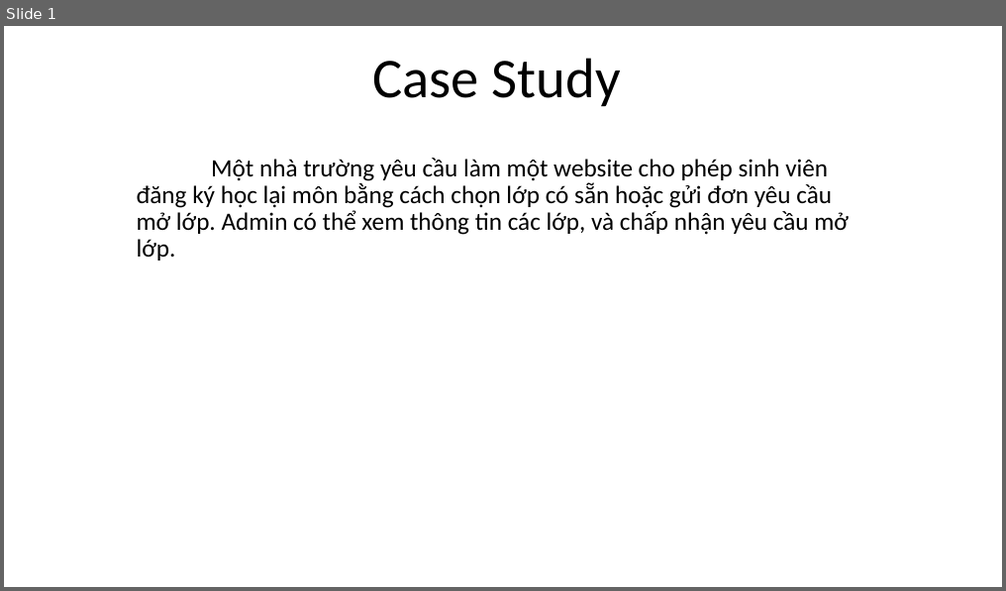
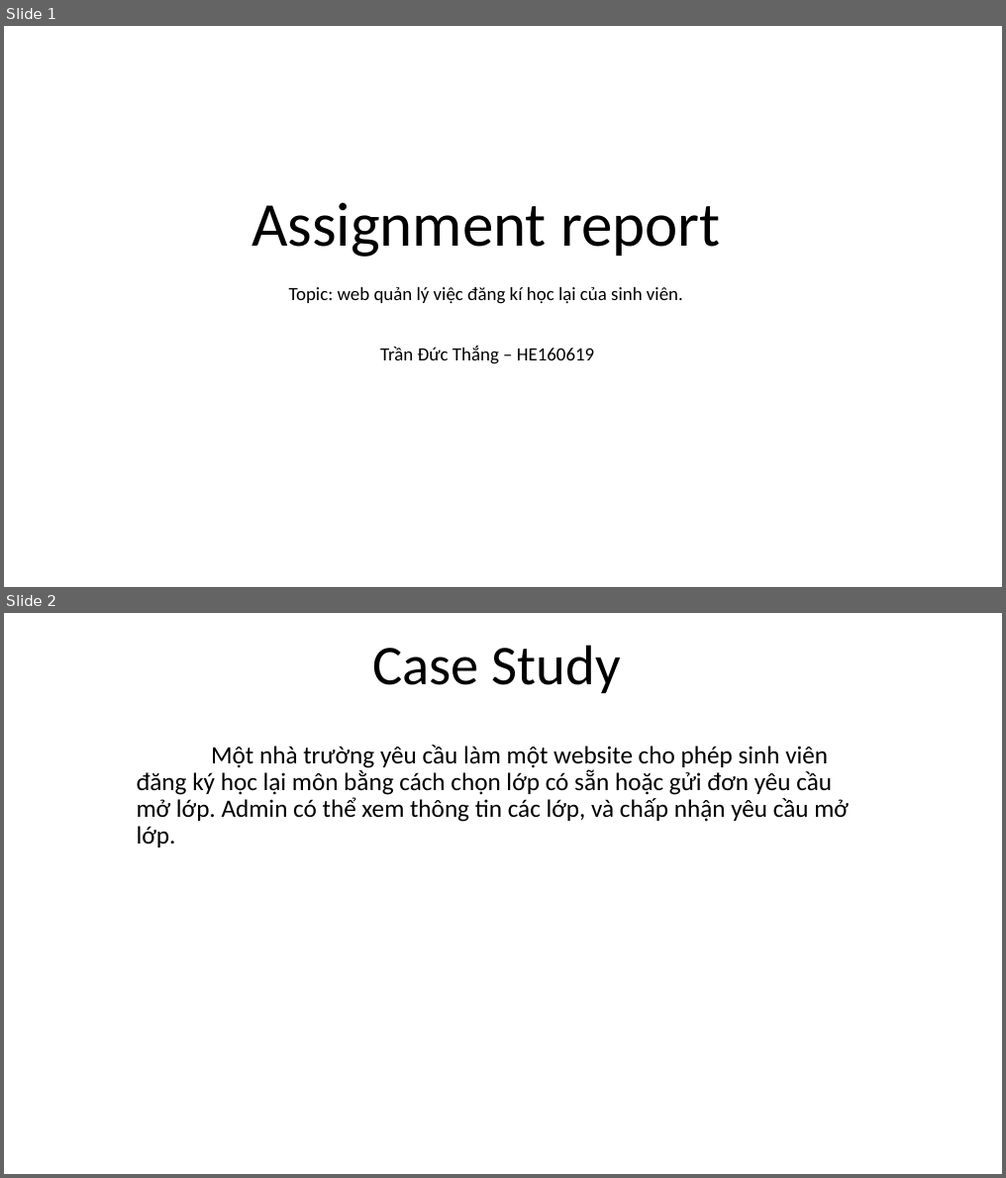
Before and after one commit to tranducthang511/PRJ301_1, a slide deck: Report.pptx. Shown one above the other, each under a label of ours: slide 1 before the commit, slides 1 and 2 after it. The pictures are 1006x591 and 1006x1178 pixels, drawn with LibreOffice and Linux fonts; fonts in the diff are those of the drawing. Boxes give left, top, right and bottom in pixels: in the first picture for what was removed or moved away, otherwise in the second. Text is boxed around its words. In the diff, an @@ line names an element or a change of style, - is before the commit and + after.

```diff
--- a/Report.pptx
+++ b/Report.pptx
@@ slide 1 added at bbox=[4, 26, 1002, 587], background #FFFFFF @@
@@ text added at bbox=[252, 202, 721, 257], 60 pt, text #000000 @@
+Assignment report
@@ text added at bbox=[289, 287, 683, 304], 18 pt, text #000000 @@
+Topic: web quản lý việc đăng kí học lại của sinh viên.
@@ text added at bbox=[380, 346, 594, 365], 18 pt, text #000000 @@
+Trần Đức Thắng – HE160619
@@ what was slide 1 is now slide 2 @@
```
Also in this commit, not shown: 1 other slide added, 9 slides removed.
